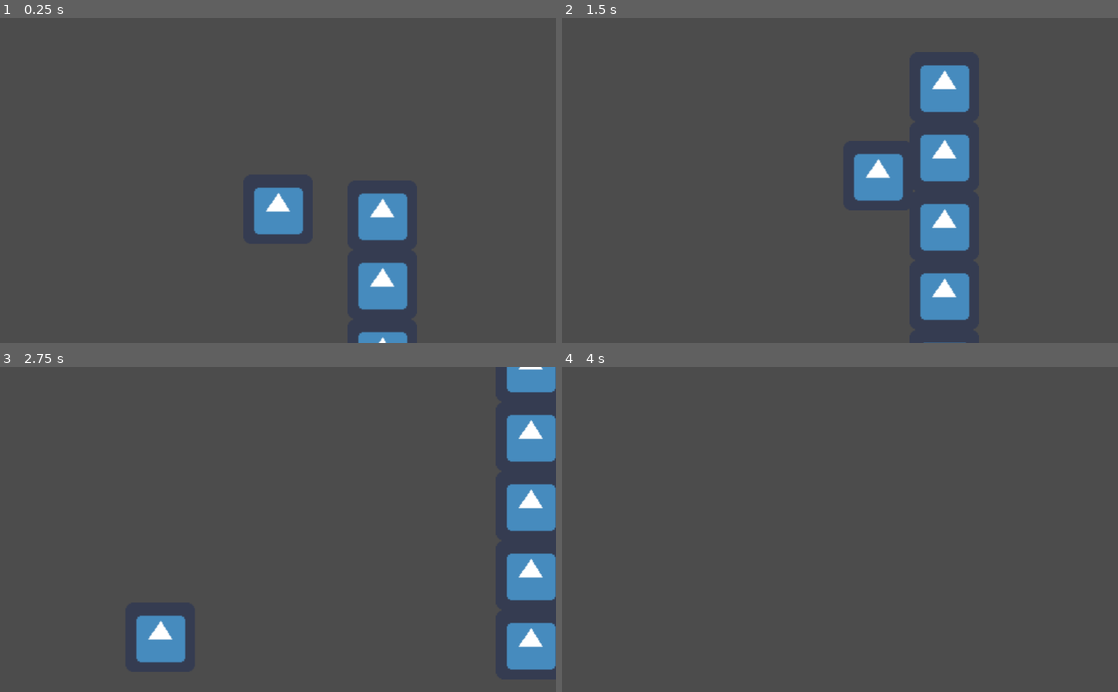
Above: before the commit, frames 1-4 (two rows, left to right).
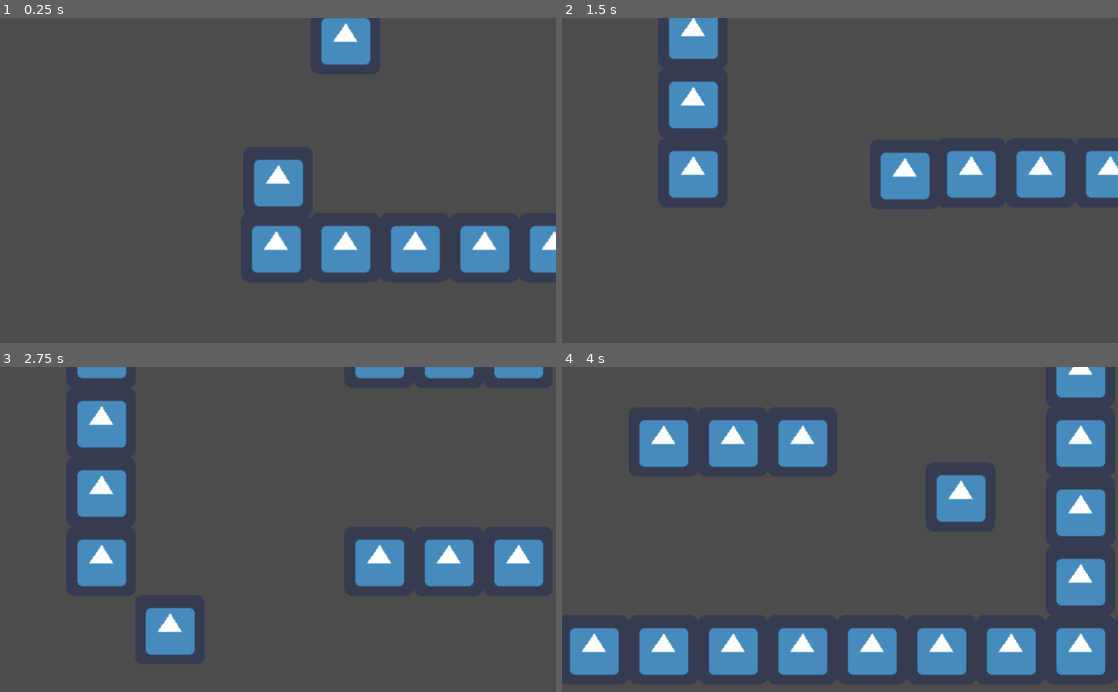
Above: after the commit, the same moments.

Repository: VMoonDev/SlimeShuffle
Game: Godot game, scene res://Level1/Level1.tscn
Same seed, same stepped clock (60 frames per second), same inputs: the game is played once before the commit and once after it. The engine's default icon, where the game draws it, is replaced by a stand-in: a white triangle on a blue panel in a dark square.
Inputs:
- Up to frame 1 (0.25 s): no input
- Up to frame 2 (1.5 s): hold D (move_right) from 0.53 s (still down); tap Space (jump) at 0.77 s
- Up to frame 3 (2.75 s): tap Space (jump) at 1.52 s; release D (move_right) at 2.03 s; hold A (move_left) from 2.03 s (still down)
- Up to frame 4 (4 s): release A (move_left) at 2.78 s; hold D (move_right) from 2.78 s (still down); tap Space (jump) at 3.02, 3.77 s

The runs differ from the first frame. In frame 1, 10% of the frame differs, in the area x 45-100%, y 0-100%; in frame 2, 13%; in frame 3, 14%; in frame 4, 20%, in the area x 1-98%, y 0-95%.

Commit message:
Refactor Pawn.gd

Diff:
--- a/project/Level1/Level1.tscn
+++ b/project/Level1/Level1.tscn
@@ -39,6 +39,7 @@
 tile_data = PoolIntArray( 1, 0, 0, 11, 0, 0, 65537, 0, 0, 65547, 0, 0, 131073, 0, 0, 131077, 0, 0, 131078, 0, 0, 131079 …(400 unchanged characters)…
 
 [node name="Pawn" parent="." groups=["Persist"] instance=ExtResource( 1 )]
+position = Vector2( 34, 482 )
 
 [node name="PauseTimer" type="Timer" parent="."]
 wait_time = 10.0
--- a/project/Pawn/Pawn.gd
+++ b/project/Pawn/Pawn.gd
@@ -9,15 +9,9 @@
 var _wall_jumped := false
 
 func _physics_process(delta):
-	##_velocity.y = 0 if is_on_floor() else _velocity.y + _GRAVITY * delta
-	if is_on_floor():
-		_velocity.y = 0
-	elif is_on_wall() and _velocity.y > 0:
-		_velocity.y += _SLIDESPEED * delta
-	else:
-		_velocity.y += _GRAVITY * delta
+	_gravity(delta)
 	_movement()
-	_velocity = move_and_slide(_velocity, Vector2.UP)
+
 
 func _movement():
 	if is_on_floor():
@@ -28,3 +22,13 @@
 	if Input.is_action_just_pressed("jump") and is_on_wall() and _wall_jumped == false:
 		_wall_jumped = true
 		_velocity.y = -_JUMPSTRENGTH
+	_velocity = move_and_slide(_velocity, Vector2.UP)
+
+
+func _gravity(delta):
+	if is_on_floor():
+		_velocity.y = 0
+	elif is_on_wall() and _velocity.y > 0 or Input.is_action_just_pressed("move_left") or Input.is_action_just_pressed("move_right"):
+		_velocity.y += _SLIDESPEED * delta
+	else:
+		_velocity.y += _GRAVITY * delta
